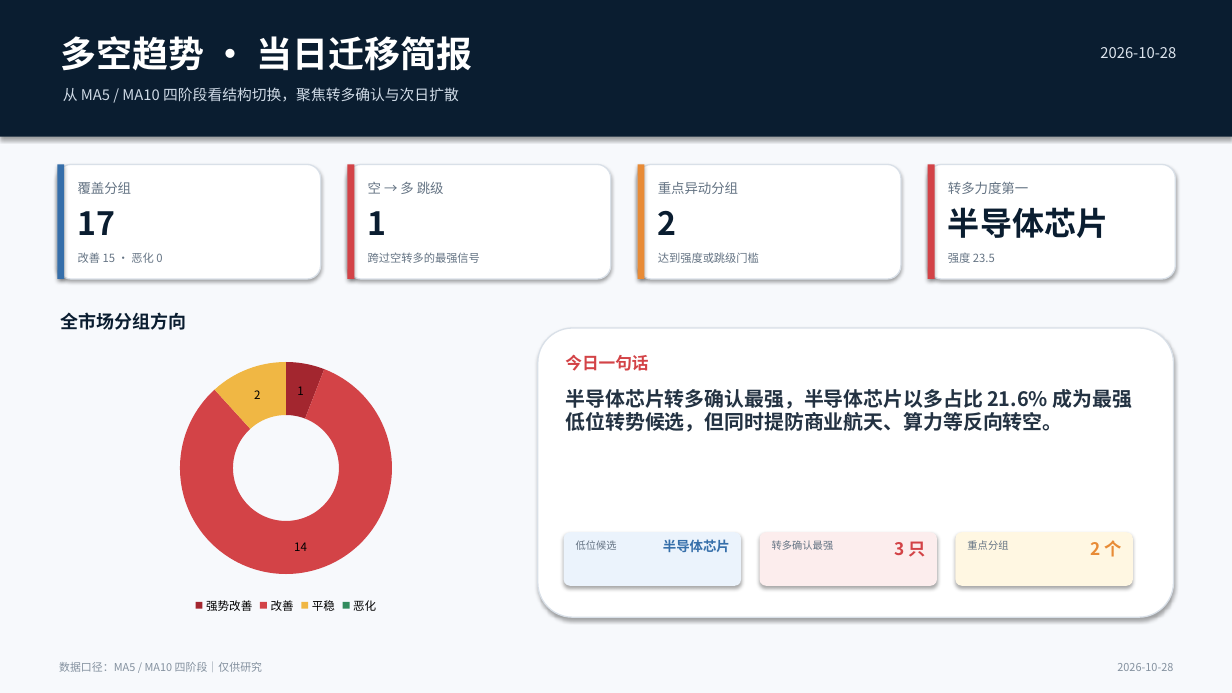
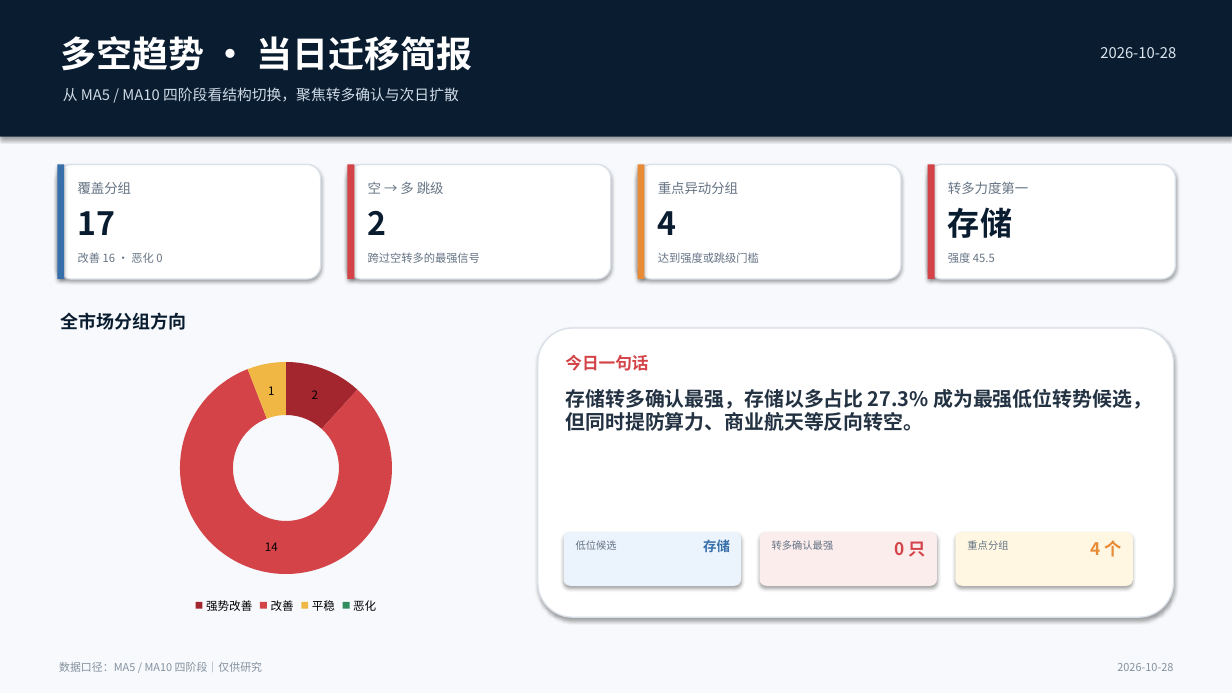
Before and after one commit to nancybhc/a-share-blast-lab, a slide deck: slide 1 of assets/多空阶段简报_2026-10-28.pptx. Drawn at 1232x693 pixels with LibreOffice and Linux fonts; fonts in the diff are those of the drawing. Boxes give left, top, right and bottom in pixels: in the first picture for what was removed or moved away, otherwise in the second. Text is boxed around its words. In the diff, an @@ line names an element or a change of style, - is before the commit and + after.

```diff
--- a/assets/多空阶段简报_2026-10-28.pptx
+++ b/assets/多空阶段简报_2026-10-28.pptx
@@ text at [948,207,1012,238]: text changed @@
-半导体芯片
+存储
@@ text at [368,211,387,235]: text changed @@
-1
+2
@@ text at [658,211,677,235]: text changed @@
-2
+4
@@ text at [78,252,162,263]: text changed @@
-改善 15 · 恶化 0
+改善 16 · 恶化 0
@@ text at [948,253,995,263]: text changed @@
-强度 23.5
+强度 45.5
@@ doughnut chart at [67,349,506,617] @@
@@ Series 1, 强势改善: 1 to 2 @@
@@ Series 1, 平稳: 2 to 1 @@
@@ text at [566,389,1152,431]: text changed @@
-半导体芯片转多确认最强，半导体芯片以多占比 21.6% 成为最强低位转势候选，但同时提防商业航天、算力等反向转空。
+存储转多确认最强，存储以多占比 27.3% 成为最强低位转势候选，但同时提防算力、商业航天等反向转空。
@@ text at [703,539,730,552]: text changed @@
-半导体芯片
+存储
@@ text at [895,541,926,557]: text changed @@
-3 只
+0 只
@@ text at [1090,540,1122,557]: text changed @@
-2 个
+4 个
```
Also in this commit, not shown: 3 other slides changed, 9 other files.
